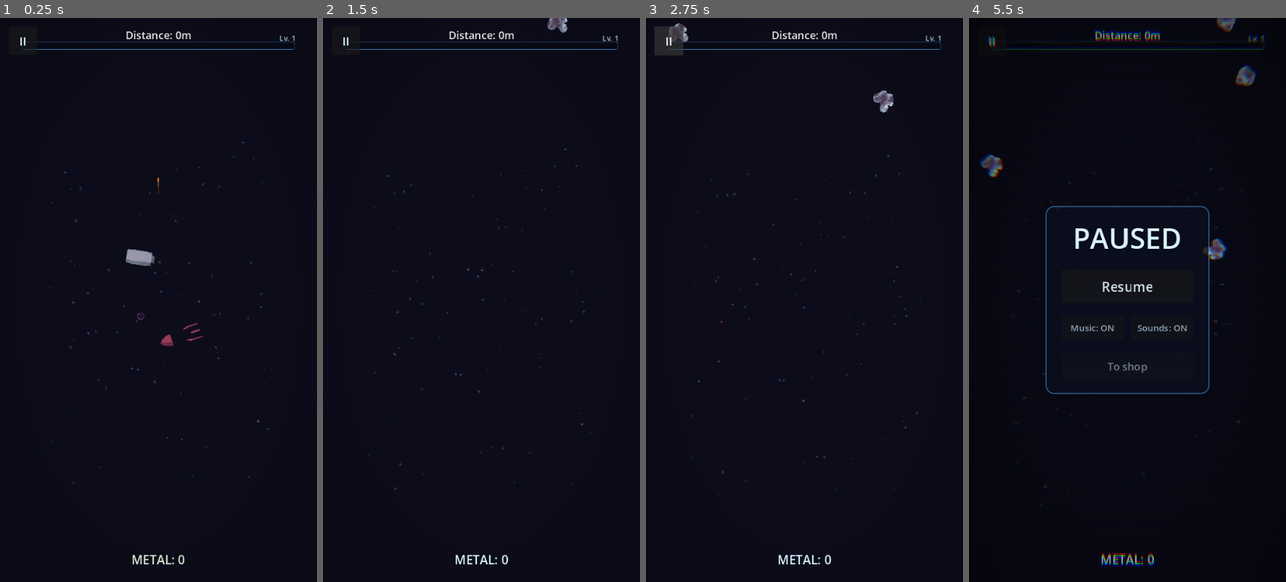
Above: before the commit, frames 1-4 (left to right).
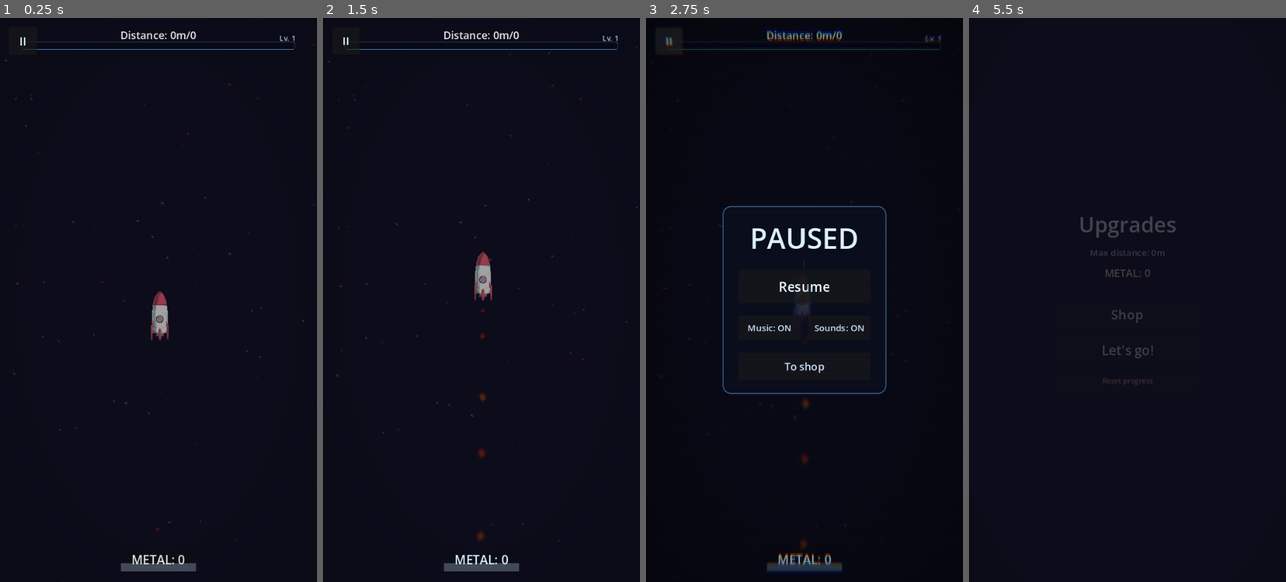
Above: after the commit, the same moments.

Repository: Minemaster656/closed-space-arcade
Game: Godot game, scene res://assets/scenes/app.tscn
Two runs of this game, one before a commit and one after it. Both use one fixed random seed, a clock stepped at 60 frames per second and the inputs below.
Inputs (mouse positions are in pixels of both pictures, inside the frame that each line leads up to):
- Up to frame 1 (0.25 s): no input
- Up to frame 2 (1.5 s): click "II" at 0.5 s; click (481, 288) at 1.25 s, where only the run after the commit has a clickable "Resume"
- Up to frame 3 (2.75 s): click "II" at 2 s
- Up to frame 4 (5.5 s): click (1127, 367) at 2.75 s, where only the run after the commit has a clickable "To shop"; click (1168, 333) at 3.5 s, where only the run after the commit has a clickable "Yes"; click (991, 40) at 4.25 s, where only the run before the commit has a clickable "II"; tap Enter at 5 s; move the mouse to (1197, 271) at 5.02 s; tap P at 5.1 s; click (1197, 271) at 5.17 s

The runs differ from the first frame. In frame 1, 1.4% of the frame differs, in the area x 1-100%, y 2-99%; in frame 2, 1.3%; in frame 3, 3.8%; in frame 4, 3.8%, in the area x 3-94%, y 0-98%.
Error before the commit: Parse Error: Used tab character for indentation instead of space as used before in the file. (res://assets/scripts/game.gd:182)

Commit message:
фикс краша

Diff:
--- a/assets/resources/cards/damage_up.tres
+++ b/assets/resources/cards/damage_up.tres
@@ -1,13 +1,11 @@
-[gd_resource type="Resource" script_class="CardDef" load_steps=5 format=3]
+[gd_resource type="Resource" script_class="CardDef" format=3 uid="uid://wb6ce3cxpokt"]
 
-[ext_resource type="Script" path="res://assets/scripts/resources/card_def.gd" id="1_def"]
-[ext_resource type="Texture2D" path="res://assets/sprites/ui/upgrades/upg_damage.png" id="2_icon"]
-[ext_resource type="Script" path="res://assets/scripts/resources/stat_modifier.gd" id="3_mod"]
+[ext_resource type="Script" uid="uid://bde7qmmyh0v0n" path="res://assets/scripts/resources/card_def.gd" id="1_def"]
+[ext_resource type="Texture2D" uid="uid://ctymfcsx5gq5c" path="res://assets/sprites/ui/upgrades/upg_damage.png" id="2_icon"]
+[ext_resource type="Script" uid="uid://dml3uf3cb6buv" path="res://assets/scripts/resources/stat_modifier.gd" id="3_mod"]
 
 [sub_resource type="Resource" id="StatModifier_damage"]
 script = ExtResource("3_mod")
-stat = &"damage"
-operation = "add"
 value = 1.0
 
 [resource]
@@ -16,8 +14,6 @@
 title_key = "card_damage_title"
 description_key = "card_damage_desc"
 icon = ExtResource("2_icon")
-rarity = &"common"
-weight = 1.0
 repeat_falloff = 0.7
 max_stacks = 5
 tags = Array[StringName]([&"stat", &"damage"])
--- a/assets/resources/cards/fire_rate_up.tres
+++ b/assets/resources/cards/fire_rate_up.tres
@@ -1,8 +1,8 @@
-[gd_resource type="Resource" script_class="CardDef" load_steps=5 format=3]
+[gd_resource type="Resource" script_class="CardDef" format=3 uid="uid://b6jerw5hr0yyb"]
 
-[ext_resource type="Script" path="res://assets/scripts/resources/card_def.gd" id="1_def"]
-[ext_resource type="Texture2D" path="res://assets/sprites/ui/upgrades/upg_shoot_freq.png" id="2_icon"]
-[ext_resource type="Script" path="res://assets/scripts/resources/stat_modifier.gd" id="3_mod"]
+[ext_resource type="Script" uid="uid://bde7qmmyh0v0n" path="res://assets/scripts/resources/card_def.gd" id="1_def"]
+[ext_resource type="Texture2D" uid="uid://7bynj8u6bswp" path="res://assets/sprites/ui/upgrades/upg_shoot_freq.png" id="2_icon"]
+[ext_resource type="Script" uid="uid://dml3uf3cb6buv" path="res://assets/scripts/resources/stat_modifier.gd" id="3_mod"]
 
 [sub_resource type="Resource" id="StatModifier_fire_rate"]
 script = ExtResource("3_mod")
@@ -16,7 +16,6 @@
 title_key = "card_fire_rate_title"
 description_key = "card_fire_rate_desc"
 icon = ExtResource("2_icon")
-rarity = &"common"
 weight = 0.9
 repeat_falloff = 0.7
 max_stacks = 5
--- a/assets/resources/cards/overcharge.tres
+++ b/assets/resources/cards/overcharge.tres
@@ -1,13 +1,11 @@
-[gd_resource type="Resource" script_class="CardDef" load_steps=6 format=3]
+[gd_resource type="Resource" script_class="CardDef" format=3 uid="uid://cin52ixa8x8bg"]
 
-[ext_resource type="Script" path="res://assets/scripts/resources/card_def.gd" id="1_def"]
-[ext_resource type="Texture2D" path="res://assets/sprites/ui/upgrades/upg_damage.png" id="2_icon"]
-[ext_resource type="Script" path="res://assets/scripts/resources/stat_modifier.gd" id="3_mod"]
+[ext_resource type="Script" uid="uid://bde7qmmyh0v0n" path="res://assets/scripts/resources/card_def.gd" id="1_def"]
+[ext_resource type="Texture2D" uid="uid://ctymfcsx5gq5c" path="res://assets/sprites/ui/upgrades/upg_damage.png" id="2_icon"]
+[ext_resource type="Script" uid="uid://dml3uf3cb6buv" path="res://assets/scripts/resources/stat_modifier.gd" id="3_mod"]
 
 [sub_resource type="Resource" id="StatModifier_damage"]
 script = ExtResource("3_mod")
-stat = &"damage"
-operation = "add"
 value = 2.0
 
 [sub_resource type="Resource" id="StatModifier_speed"]
@@ -23,7 +21,6 @@
 description_key = "card_overcharge_desc"
 icon = ExtResource("2_icon")
 rarity = &"rare"
-weight = 1.0
 max_stacks = 1
 tags = Array[StringName]([&"stat", &"damage", &"comet"])
 modifiers = Array[ExtResource("3_mod")]([SubResource("StatModifier_damage"), SubResource("StatModifier_speed")])
--- a/assets/resources/cards/pierce_up.tres
+++ b/assets/resources/cards/pierce_up.tres
@@ -1,13 +1,12 @@
-[gd_resource type="Resource" script_class="CardDef" load_steps=5 format=3]
+[gd_resource type="Resource" script_class="CardDef" format=3 uid="uid://cnpmmgq82ckiy"]
 
-[ext_resource type="Script" path="res://assets/scripts/resources/card_def.gd" id="1_def"]
-[ext_resource type="Texture2D" path="res://assets/sprites/ui/upgrades/upg_piercing.png" id="2_icon"]
-[ext_resource type="Script" path="res://assets/scripts/resources/stat_modifier.gd" id="3_mod"]
+[ext_resource type="Script" uid="uid://bde7qmmyh0v0n" path="res://assets/scripts/resources/card_def.gd" id="1_def"]
+[ext_resource type="Texture2D" uid="uid://b8v78bmxbi0xe" path="res://assets/sprites/ui/upgrades/upg_piercing.png" id="2_icon"]
+[ext_resource type="Script" uid="uid://dml3uf3cb6buv" path="res://assets/scripts/resources/stat_modifier.gd" id="3_mod"]
 
 [sub_resource type="Resource" id="StatModifier_pierce"]
 script = ExtResource("3_mod")
 stat = &"bullet_pierce"
-operation = "add"
 value = 1.0
 
 [resource]
@@ -16,7 +15,6 @@
 title_key = "card_pierce_title"
 description_key = "card_pierce_desc"
 icon = ExtResource("2_icon")
-rarity = &"common"
 weight = 0.7
 repeat_falloff = 0.7
 max_stacks = 3
--- a/assets/resources/cards/projectile_speed_up.tres
+++ b/assets/resources/cards/projectile_speed_up.tres
@@ -1,8 +1,8 @@
-[gd_resource type="Resource" script_class="CardDef" load_steps=5 format=3]
+[gd_resource type="Resource" script_class="CardDef" format=3 uid="uid://cwi4np1vv6t58"]
 
-[ext_resource type="Script" path="res://assets/scripts/resources/card_def.gd" id="1_def"]
-[ext_resource type="Texture2D" path="res://assets/sprites/ui/upgrades/upg_projectile_speed.png" id="2_icon"]
-[ext_resource type="Script" path="res://assets/scripts/resources/stat_modifier.gd" id="3_mod"]
+[ext_resource type="Script" uid="uid://bde7qmmyh0v0n" path="res://assets/scripts/resources/card_def.gd" id="1_def"]
+[ext_resource type="Texture2D" uid="uid://devuu1jjh0568" path="res://assets/sprites/ui/upgrades/upg_projectile_speed.png" id="2_icon"]
+[ext_resource type="Script" uid="uid://dml3uf3cb6buv" path="res://assets/scripts/resources/stat_modifier.gd" id="3_mod"]
 
 [sub_resource type="Resource" id="StatModifier_speed"]
 script = ExtResource("3_mod")
@@ -16,7 +16,6 @@
 title_key = "card_projectile_speed_title"
 description_key = "card_projectile_speed_desc"
 icon = ExtResource("2_icon")
-rarity = &"common"
 weight = 0.7
 repeat_falloff = 0.75
 max_stacks = 5
--- a/assets/scenes/game.tscn
+++ b/assets/scenes/game.tscn
@@ -100,11 +100,11 @@
 [node name="CometSpawner" type="Node" parent="Managers" unique_id=2011010101]
 script = ExtResource("22_comet_spawner")
 comet_scene = ExtResource("21_comet")
-interval_meters = 50.0
 
 [node name="UI" type="CanvasLayer" parent="." unique_id=1834101567]
 
-[node name="Vignette" parent="UI" instance=ExtResource("20_vignette")]
+[node name="Vignette" parent="UI" unique_id=1920291255 instance=ExtResource("20_vignette")]
+layout_mode = 3
 
 [node name="MetalCounter" type="Label" parent="UI" unique_id=864372652]
 anchors_preset = 7
@@ -139,7 +139,7 @@
 horizontal_alignment = 1
 vertical_alignment = 1
 
-[node name="XPBar" parent="UI" instance=ExtResource("25_xp_bar")]
+[node name="XPBar" parent="UI" unique_id=1077458012 instance=ExtResource("25_xp_bar")]
 anchors_preset = 5
 anchor_left = 0.5
 anchor_right = 0.5
@@ -154,16 +154,16 @@
 offset_top = 20.0
 offset_right = 84.0
 offset_bottom = 84.0
+tooltip_text = "ui_pause"
 focus_mode = 0
 theme_override_colors/font_color = Color(0.85, 0.95, 1, 1)
 theme_override_font_sizes/font_size = 26
 text = "II"
-tooltip_text = "ui_pause"
 script = ExtResource("19_juicy")
 
-[node name="PauseOverlay" parent="." instance=ExtResource("18_pause")]
+[node name="PauseOverlay" parent="." unique_id=431203817 instance=ExtResource("18_pause")]
 
-[node name="RewardOverlay" parent="." instance=ExtResource("24_reward_overlay")]
+[node name="RewardOverlay" parent="." unique_id=997286127 instance=ExtResource("24_reward_overlay")]
 
 [node name="Starfield" type="GPUParticles2D" parent="." unique_id=517482068]
 modulate = Color(1, 1, 1, 0.38039216)
--- a/assets/scripts/game.gd
+++ b/assets/scripts/game.gd
@@ -179,11 +179,11 @@
     pause_button.disabled = true
     GameState.submit_distance(_distance)
     GameState.save()
-	asteroid_spawner.stop()
-	comet_spawner.stop()
-	# Смерть — естественная пауза забега: показываем рекламу до магазина.
-	PlatformIntegration.show_interstitial()
-	_begin_meta_progression()
+    asteroid_spawner.stop()
+    comet_spawner.stop()
+    # Смерть — естественная пауза забега: показываем рекламу до магазина.
+    PlatformIntegration.show_interstitial()
+    _begin_meta_progression()
 
 
 func _on_exit_to_shop_requested() -> void:
--- a/project.godot
+++ b/project.godot
@@ -17,7 +17,7 @@
 
 [autoload]
 
-Bridge="*res://addons/playgama_bridge/bridge.gd"
+Bridge="*uid://cx4klxojbw6ck"
 Utils="*uid://dud2pgoc6ocuo"
 GameState="*res://assets/scripts/globals/game_state.gd"
 AudioSettings="*res://assets/scripts/globals/audio_settings.gd"
@@ -26,14 +26,6 @@
 Transition="*res://assets/scripts/globals/transition.gd"
 Music="*res://assets/scripts/globals/music.gd"
 
-[audio]
-
-buses/default_bus_layout="res://default_bus_layout.tres"
-
-[editor_plugins]
-
-enabled=PackedStringArray("res://addons/playgama_bridge/plugin.cfg")
-
 [display]
 
 window/size/viewport_width=720
@@ -41,6 +33,10 @@
 window/size/window_width_override=540
 window/size/window_height_override=960
 window/handheld/orientation=1
+
+[editor_plugins]
+
+enabled=PackedStringArray("res://addons/playgama_bridge/plugin.cfg")
 
 [global_group]
 
Not shown: 1 places in assets/scenes/game.tscn that only renumber resources
Not shown, added: AGENTS.md
